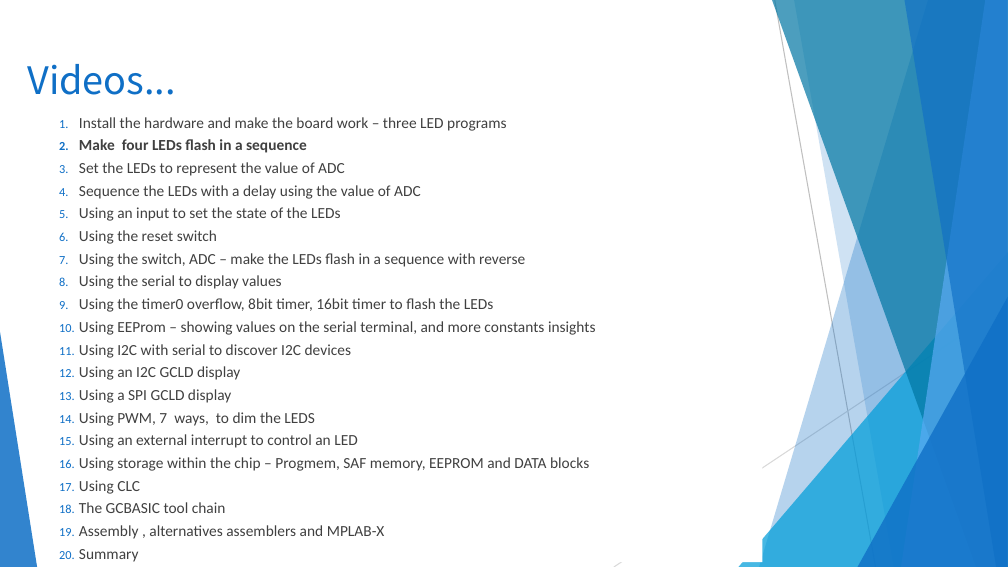
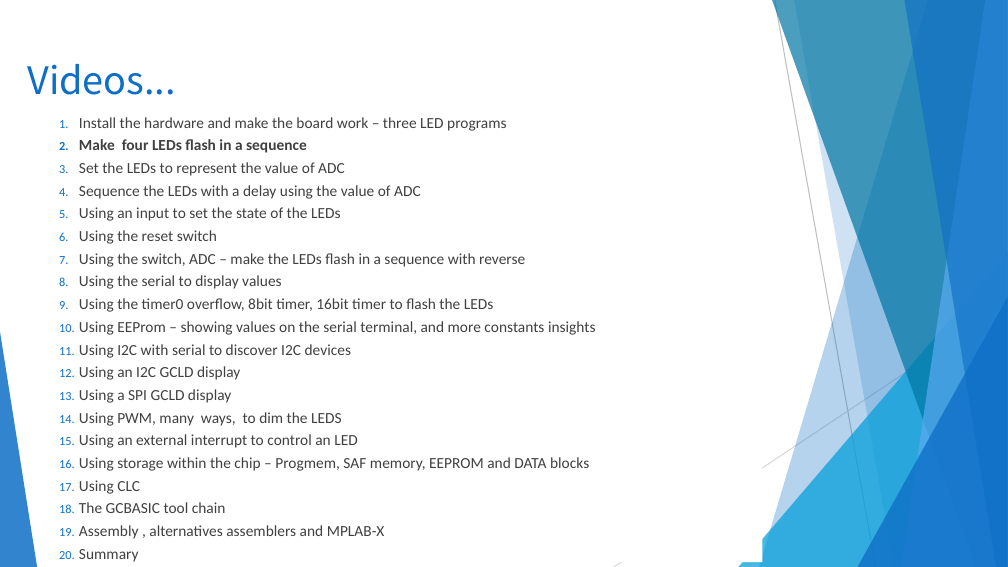
Before and after one commit to GreatCowBASIC/Demonstration_Sources, a slide deck: slide 13 of Vendor_Boards/Great_Cow_Basic_Demo_Board/16F17556_chiprange_demonstrations/tutorials/GCBASIC_Part1.pptx (slide 11 before the commit). Drawn at 1008x567 pixels with LibreOffice and Linux fonts; fonts in the diff are those of the drawing; background and template pictures are left out. Boxes give left, top, right and bottom in pixels: in the first picture for what was removed or moved away, otherwise in the second. Text is boxed around its words. In the diff, an @@ line names an element or a change of style, - is before the commit and + after.

```diff
--- a/Vendor_Boards/Great_Cow_Basic_Demo_Board/16F17556_chiprange_demonstrations/tutorials/GCBASIC_Part1.pptx
+++ b/Vendor_Boards/Great_Cow_Basic_Demo_Board/16F17556_chiprange_demonstrations/tutorials/GCBASIC_Part1.pptx
@@ text at [79, 412, 342, 426]: text changed @@
-14. Using PWM, 7 ways, to dim the LEDS
+14. Using PWM, many ways, to dim the LEDS
```
Also in this commit, not shown: 10 other slides changed, 3 slides added, 31 other files.
